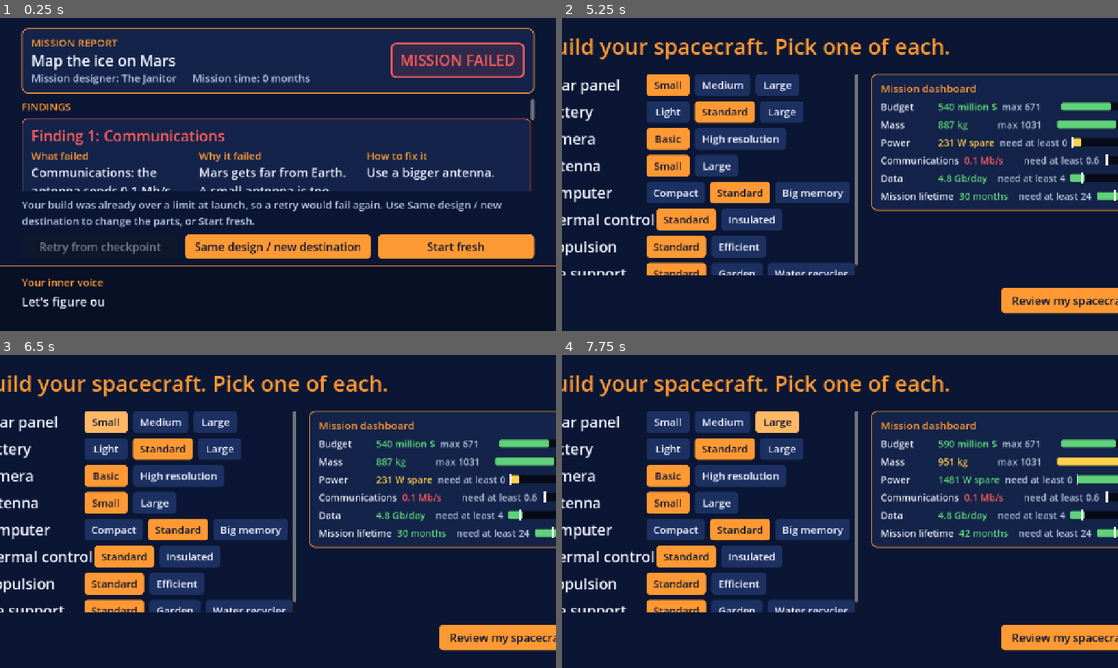
Above: before the commit, frames 1-4 (two rows, left to right).
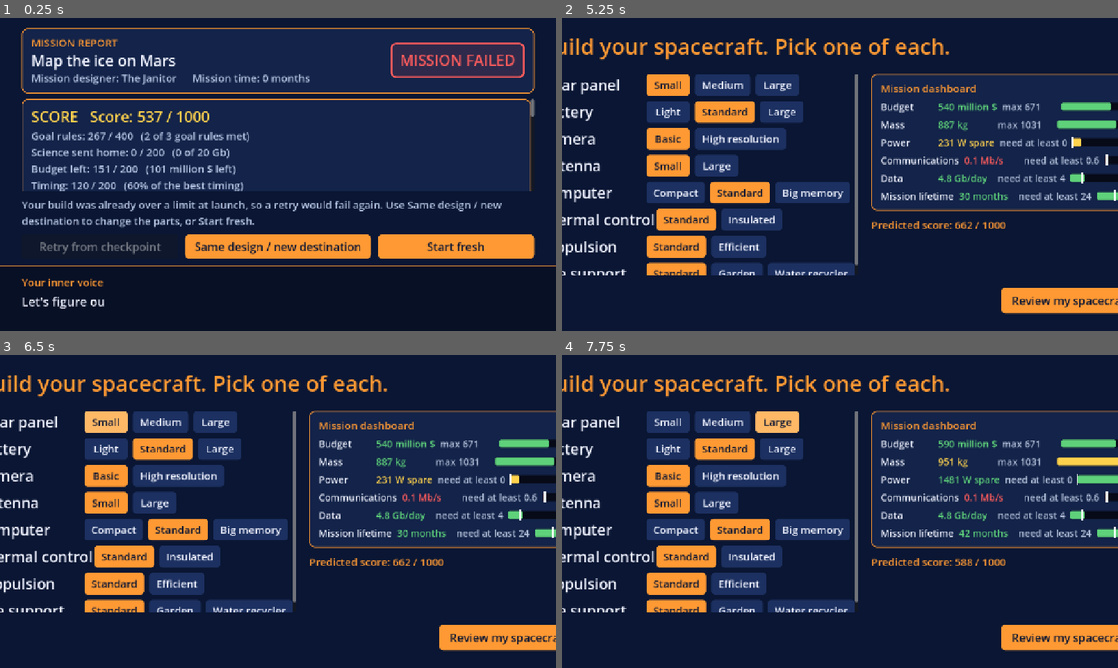
Above: after the commit, the same moments.

Repository: Kaleb-45/how-did-we-get-here
Game: Godot game, scene res://scenes/debrief.tscn
Same seed, same stepped clock (60 frames per second), same inputs: the game is played once before the commit and once after it. This scene is started directly instead of the project's main scene.
Inputs:
- Up to frame 1 (0.25 s): no input
- Up to frame 2 (5.25 s): click "Same design / new destination" at 0.5 s; click "To Mars" at 1.25 s; click "Next" at 2 s; click "Start building" at 2.75 s; click "Next" at 3.5 s; click "Pick small" at 4.25 s; click "Next" at 5 s
- Up to frame 3 (6.5 s): click "Small" at 5.75 s
- Up to frame 4 (7.75 s): click "Medium" at 6.5 s; click "Large" at 7.25 s

The runs differ from the first frame. In frame 1, 5.6% of the frame differs, in the area x 4-97%, y 25-56%; in frame 2, 0.3%; in frame 3, 0.3%; in frame 4, 0.3%.

Commit message:
C5: score out of 1000 on the report and a live predicted score on Build
Co-Authored-By: Claude Opus 5.5 <noreply@anthropic.com>

Diff:
--- a/data/game_data.json
+++ b/data/game_data.json
@@ -99,6 +99,29 @@
   "arrival_goals": {
     "_readme": "What counts as MISSION SUCCESS after Arrival for the trips that are not Mars orbit (Mars orbit keeps th …(350 unchanged characters)…
     "source": "Agent's choice for Kaleb (2026-11-13), from the recommended answers in the batch 8 task. It is NOT a NASA number."
+  },
+  "score": {
+    "_readme": "The score out of 1000 (GAME_PLAN.md section 8). Four parts, each worth up to its weight (the weights add up to 1000): goal = the share of goal rules met (the mission's goal resources: data, mission lifetime and communications, plus the surface tasks or the Europa data target); science = science sent home divided by the target; budget = budget left over the limit, full marks at budget_full_left (a share of the limit); timing = the average of the timed presses (Perfect, Good, Miss credits below; with no presses yet, the Build screen guesses predicted_timing). The Build screen shows a PREDICTED score: it assumes every task is done, all presses are Good (predicted_timing) and the science is the best the parts can do with Good presses (result_factor Good in events.json). The report shows the real score.",
+    "weights": {
+      "goal": { "value": 400, "source": "PLACEHOLDER (game-design choice: the goal matters most; a student or Kaleb can change it, the four must add up to 1000)" },
+      "science": { "value": 200, "source": "PLACEHOLDER" },
+      "budget": { "value": 200, "source": "PLACEHOLDER" },
+      "timing": { "value": 200, "source": "PLACEHOLDER" }
+    },
+    "budget_full_left": { "value": 0.2, "source": "PLACEHOLDER (leaving 20 percent of the budget limit unspent gives full budget marks)" },
+    "timing_credit": {
+      "Perfect": { "value": 1.0, "source": "PLACEHOLDER" },
+      "Good": { "value": 0.6, "source": "PLACEHOLDER" },
+      "Miss": { "value": 0.0, "source": "PLACEHOLDER" }
+    },
+    "predicted_timing": { "value": 0.6, "source": "PLACEHOLDER (the Build screen guesses you will average Good presses; same as the Good credit)" },
+    "science": {
+      "orbit": { "event": "science_pass", "repeats": 3, "target_gb": { "value": 20, "source": "PLACEHOLDER (Gb that three Mars orbit science passes should send home for full science marks)" } },
+      "surface": { "event": "surface_work", "repeats": 1 },
+      "flyby": { "event": "flyby_pass", "repeats": 1 },
+      "source": "The target for surface and flyby trips is the planned_gb of their event in events.json (PLACEHOLDER there). repeats = how many times the capture and send is done."
+    },
+    "source": "Game-design choice (agent's choice for Kaleb, 2026-11-13): weights are PLACEHOLDER. It is NOT a NASA number."
   },
   "surface_area": {
     "_readme": "The walkable surface area (graybox: plain boxes and spheres, Mars colors from docs/ART_DIRECTION.md: du …(625 unchanged characters)…
--- a/data/story.json
+++ b/data/story.json
@@ -58,7 +58,9 @@
     "min_word": "need at least",
     "review_button": "Review my spacecraft",
     "destination_line": "Going to: {name}",
-    "far_note": "Far from Mars: solar panels make {sun}% of their Mars power and antennas send data at {far}% of their Mars speed."
+    "far_note": "Far from Mars: solar panels make {sun}% of their Mars power and antennas send data at {far}% of their Mars speed.",
+    "score_line": "Predicted score: {score} / {max}",
+    "score_tip": "A guess before you launch. It assumes you do every task and your presses are Good. Point at me to see the four parts."
   },
   "review_screen": {
     "title": "Before launch: does it all add up?",
@@ -564,5 +566,24 @@
       "none": "No weight and no cost, but radiation destroys data.",
       "vault": "Stops most of the radiation, but heavy and costly."
     }
+  },
+  "score_screen": {
+    "_readme": "Words for the score (Build screen guess and the report breakdown). The numbers (weights) are in game_data.json \"score\".",
+    "title": "SCORE",
+    "total_line": "Score: {score} / {max}",
+    "part_line": "{name}: {points} / {max}   ({detail})",
+    "parts": {
+      "goal": "Goal rules",
+      "science": "Science sent home",
+      "budget": "Budget left",
+      "timing": "Timing"
+    },
+    "details": {
+      "goal": "{met} of {total} goal rules met",
+      "science": "{gb} of {target} Gb",
+      "budget": "{left} million $ left",
+      "timing": "{percent}% of the best timing"
+    },
+    "tip": "Four parts: goal rules, science sent home, budget left and timing. The weights are in game_data.json."
   }
 }
--- a/scripts/autoload/GameState.gd
+++ b/scripts/autoload/GameState.gd
@@ -1401,3 +1401,126 @@
 		return
 	if flyby["sent"] < flyby["planned"] and not event_failures.has("flyby_data_short"):
 		event_failures.append("flyby_data_short")
+
+
+# --- The score out of 1000 (GAME_PLAN.md section 8) ---------------------------
+# Four parts: goal rules, science returned, budget left, timing accuracy.
+# All the numbers (weights, credits, targets) are in game_data.json "score".
+# predicted = true is the Build screen's guess before the run: every task is done,
+# all presses are Good, and the science is what the parts can do with Good presses.
+# predicted = false reads what really happened (the report).
+
+# The goal rules: the mission's goal resources (limits) plus the tasks of the trip.
+# Returns a list of { "id": ..., "met": true or false }.
+func get_goal_rules(predicted: bool) -> Array:
+	var rules: Array = []
+	var mission: Dictionary = Data.missions.get(mission_id, Data.missions[Data.missions.keys()[0]])
+	var use_end: bool = not predicted and not end_values.is_empty()
+	var values: Dictionary = end_values if use_end else get_totals()
+	var limits: Dictionary = end_limits if use_end else get_limits()
+	for res_id in mission["goal_rules"]["resources"]:
+		rules.append({"id": res_id, "met": is_ok(values[res_id], limits[res_id])})
+	var arrival: String = get_arrival_type()
+	if arrival == "surface":
+		var done: bool = not predicted and not surface.is_empty()
+		rules.append({"id": "sample", "met": predicted or (done and surface["sample"])})
+		rules.append({"id": "instrument", "met": predicted or (done and surface["instrument"])})
+		rules.append({"id": "send", "met": predicted or (done and surface["sent"] >= surface["planned"])})
+	elif arrival == "flyby":
+		var done_flyby: bool = not predicted and not flyby.is_empty()
+		rules.append({"id": "send", "met": predicted or (done_flyby and flyby["sent"] >= flyby["planned"])})
+	return rules
+
+
+# The science that should get home for full science marks (Gb).
+func get_science_target() -> float:
+	var cfg: Dictionary = Data.game_data["score"]["science"][get_arrival_type()]
+	if cfg.has("target_gb"):
+		return float(cfg["target_gb"]["value"])
+	return float(Data.events[cfg["event"]]["planned_gb"]["value"])
+
+
+# Science sent home so far (Gb), or (predicted) what the picked parts could send with Good presses.
+func get_science_gb(predicted: bool) -> float:
+	var arrival: String = get_arrival_type()
+	if not predicted:
+		match arrival:
+			"orbit":
+				return science_returned
+			"surface":
+				return float(surface.get("sent", 0.0))
+			_:
+				return float(flyby.get("sent", 0.0))
+	var cfg: Dictionary = Data.game_data["score"]["science"][arrival]
+	var numbers: Dictionary = Data.events[cfg["event"]]
+	var good: float = float(numbers["result_factor"]["Good"]["value"])
+	var camera_gb_per_day: float = system_effects("camera")["data"]
+	var wanted: float = camera_gb_per_day * float(numbers["capture_days_worth"]["value"]) * good * float(get_part_fact("surface_tools", "instrument_data_factor", 1.0))
+	var captured: float = minf(wanted, get_storage_gb(float(numbers["storage_gb"]["value"])))
+	var megabits_per_second: float = system_effects("antenna")["communications"]
+	var capacity: float = megabits_per_second * float(numbers["downlink_hours"]["value"]) * 3600.0 / 1000.0 * good
+	return minf(captured, capacity) * float(cfg["repeats"])
+
+
+# The timing credit: the average of the presses (Perfect, Good, Miss credits). Predicted = the guess in the data.
+func get_timing_fraction(predicted: bool) -> float:
+	var score_data: Dictionary = Data.game_data["score"]
+	if predicted or timing_results.is_empty():
+		return float(score_data["predicted_timing"]["value"])
+	var total: float = 0.0
+	for entry in timing_results:
+		total += float(score_data["timing_credit"][entry["result"]]["value"])
+	return total / float(timing_results.size())
+
+
+# The whole score. Returns { "total": int, "max": int, "parts": { "goal": {"fraction", "points", "max"}, ... } }.
+func get_score(predicted: bool) -> Dictionary:
+	var score_data: Dictionary = Data.game_data["score"]
+	var fractions: Dictionary = {}
+	var rules: Array = get_goal_rules(predicted)
+	var met: int = 0
+	for rule in rules:
+		if rule["met"]:
+			met += 1
+	fractions["goal"] = float(met) / float(maxi(1, rules.size()))
+	fractions["science"] = clampf(get_science_gb(predicted) / maxf(0.001, get_science_target()), 0.0, 1.0)
+	var budget_limit: float = float(get_limits()["budget"]["value"])
+	var left: float = (budget_limit - get_totals()["budget"]) / maxf(0.001, budget_limit)
+	fractions["budget"] = clampf(left / maxf(0.001, float(score_data["budget_full_left"]["value"])), 0.0, 1.0)
+	fractions["timing"] = clampf(get_timing_fraction(predicted), 0.0, 1.0)
+	var parts: Dictionary = {}
+	var total: float = 0.0
+	var best: float = 0.0
+	for id in fractions:
+		var weight: float = float(score_data["weights"][id]["value"])
+		parts[id] = {"fraction": fractions[id], "points": fractions[id] * weight, "max": weight}
+		total += fractions[id] * weight
+		best += weight
+	return {"total": int(round(total)), "max": int(round(best)), "parts": parts, "rules_met": met, "rules_total": rules.size()}
+
+
+# The score as words: one line per part, for the Build screen tooltip and the report.
+# The words are in story.json "score_screen". Returns a list of lines.
+func get_score_lines(score: Dictionary, predicted: bool) -> Array:
+	var words: Dictionary = Data.story["score_screen"]
+	var lines: Array = []
+	var limit: float = float(get_limits()["budget"]["value"])
+	for id in score["parts"]:
+		var part: Dictionary = score["parts"][id]
+		var detail_values: Dictionary = {}
+		match id:
+			"goal":
+				detail_values = {"met": score["rules_met"], "total": score["rules_total"]}
+			"science":
+				detail_values = {"gb": fmt(get_science_gb(predicted)), "target": fmt(get_science_target())}
+			"budget":
+				detail_values = {"left": fmt(limit - get_totals()["budget"])}
+			"timing":
+				detail_values = {"percent": fmt(part["fraction"] * 100.0)}
+		lines.append(words["part_line"].format({
+			"name": words["parts"][id],
+			"points": fmt(part["points"]),
+			"max": fmt(part["max"]),
+			"detail": words["details"][id].format(detail_values),
+		}))
+	return lines
--- a/scripts/build.gd
+++ b/scripts/build.gd
@@ -11,6 +11,7 @@
 @onready var review_button: Button = %ReviewButton
 
 var words: Dictionary   # the build_screen text from story.json
+var score_label: Label   # the predicted score, one line under the dashboard
 
 
 func _ready() -> void:
@@ -27,6 +28,7 @@
 	review_button.pressed.connect(_on_review_pressed)
 
 	GameState.fill_default_choices()
+	add_score_label()
 	make_part_rows()
 	refresh_dashboard()
 	show_swapped_parts_line()
@@ -164,6 +166,22 @@
 # GameState adds up the six totals; the dashboard draws them.
 func refresh_dashboard() -> void:
 	dashboard.show_values(GameState.get_totals())
+	refresh_score()
+
+
+# One line under the dashboard: the predicted score. Point at it to see the four parts.
+func add_score_label() -> void:
+	score_label = Label.new()
+	score_label.theme_type_variation = &"AccentText"
+	score_label.mouse_filter = Control.MOUSE_FILTER_STOP   # so the tooltip shows
+	add_to_right_column(score_label)
+
+
+# The guess changes live every time a part changes (GameState.get_score does the math).
+func refresh_score() -> void:
+	var score: Dictionary = GameState.get_score(true)
+	score_label.text = words["score_line"].format({"score": score["total"], "max": score["max"]})
+	score_label.tooltip_text = words["score_tip"] + "\n" + "\n".join(GameState.get_score_lines(score, true))
 
 
 # Runs when the player clicks a version button.
--- a/scripts/debrief.gd
+++ b/scripts/debrief.gd
@@ -67,8 +67,33 @@
 		inner_voice.say(words["failed_intro"])
 		for i in failures.size():
 			add_finding(i + 1, failures[i])
+	add_score_card()
 	fill_readings()
 	fill_log()
+
+
+# The score out of 1000, with its four parts. It sits first in the scroll box, under the stamp.
+# The math is in GameState.get_score(); the words are in story.json "score_screen".
+func add_score_card() -> void:
+	var score_words: Dictionary = Data.story["score_screen"]
+	var score: Dictionary = GameState.get_score(false)
+	var card := PanelContainer.new()
+	card.theme_type_variation = &"NavyPanel"
+	var column := VBoxContainer.new()
+	card.add_child(column)
+	var total := Label.new()
+	total.text = score_words["title"] + "   " + score_words["total_line"].format({"score": score["total"], "max": score["max"]})
+	total.theme_type_variation = &"HeadingText"
+	total.add_theme_color_override("font_color", ok_color if GameState.get_all_failures().is_empty() else warn_color)
+	column.add_child(total)
+	for line in GameState.get_score_lines(score, false):
+		var label := Label.new()
+		label.text = line
+		label.theme_type_variation = &"SmallText"
+		column.add_child(label)
+	var body: Node = findings_label.get_parent()
+	body.add_child(card)
+	body.move_child(card, 0)
 
 
 # The three report buttons. All their words are in story.json ("report_screen").
Not shown, changed: AGENT_SOURCE.md
Not shown, changed: TASKS.md
